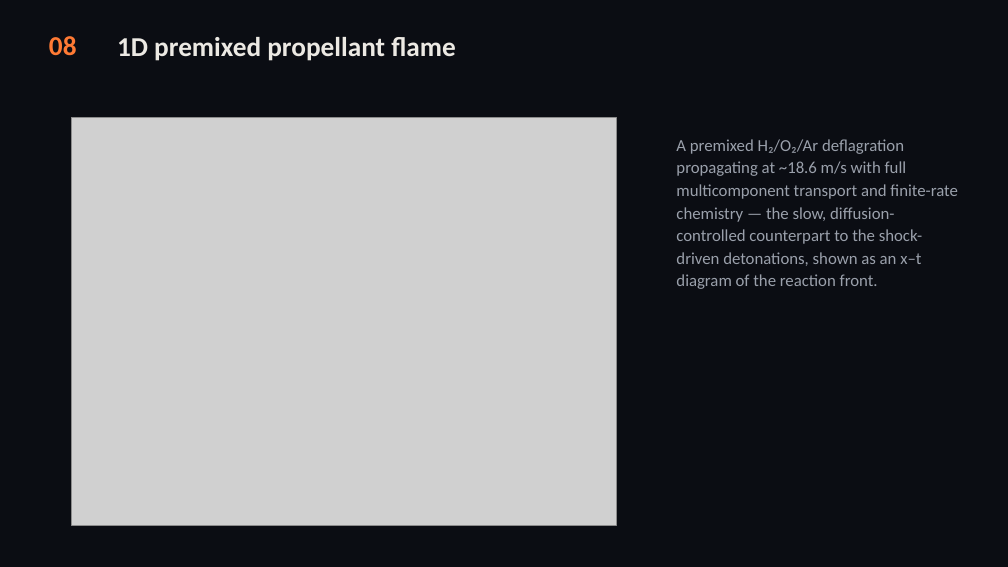
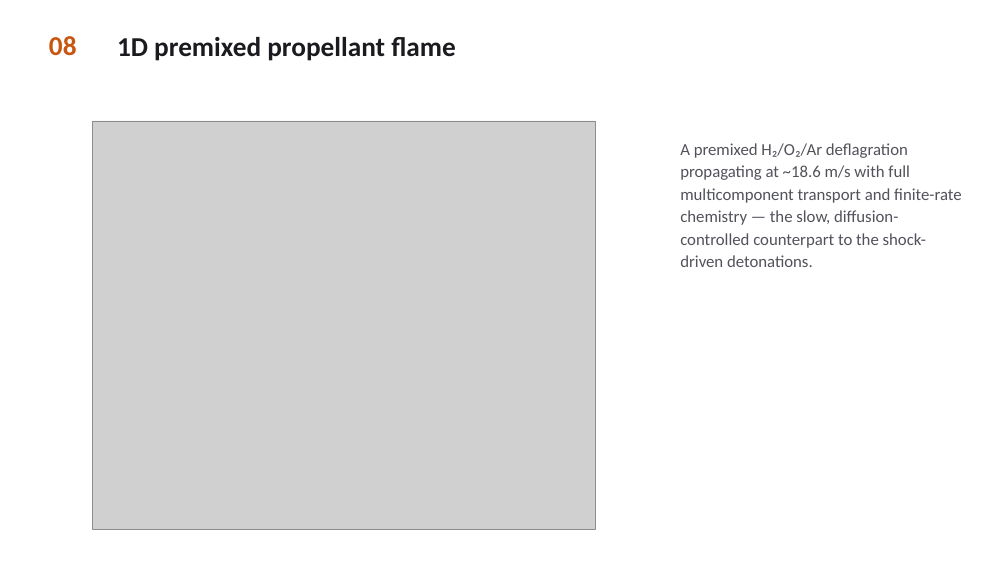
Before and after one commit to sbryngelson/MFC, a slide deck: slide 9 of MFC_combustion_showcase.pptx. Drawn at 1008x567 pixels with LibreOffice and Linux fonts; fonts in the diff are those of the drawing; grey boxes stand for pictures. Boxes give left, top, right and bottom in pixels: in the first picture for what was removed or moved away, otherwise in the second. Text is boxed around its words. In the diff, an @@ line names an element or a change of style, - is before the commit and + after.

Commit message:
docs: white-theme showcase deck with embedded case videos

```diff
--- a/MFC_combustion_showcase.pptx
+++ b/MFC_combustion_showcase.pptx
@@ rectangle removed at (0, 0, 1008, 567) @@
@@ text "08" at (49, 36, 77, 56): text colour #FF7A34 to #C85610 @@
@@ text "1D premixed propellant flame" at (117, 37, 456, 61): text colour #ECE9E3 to #1A1A1F @@
@@ picture: place and size @@
-picture at (72, 117, 616, 526)
+picture at (92, 121, 596, 529)
@@ text at (680, 143, 962, 267): text changed; text colour #9AA0AB to #52525B @@
-A premixed H₂/O₂/Ar deflagration propagating at ~18.6 m/s with full multicomponent transport and finite-rate chemistry — the slow, diffusion-controlled counterpart to the shock-driven detonations, shown as an x–t diagram of the reaction front.
+A premixed H₂/O₂/Ar deflagration propagating at ~18.6 m/s with full multicomponent transport and finite-rate chemistry — the slow, diffusion-controlled counterpart to the shock-driven detonations.
```
Also in this commit, not shown: 9 other slides changed.
